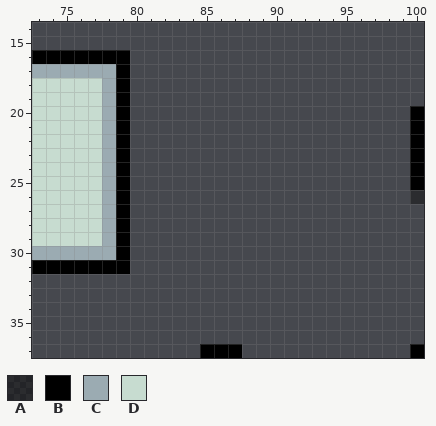
Two versions of one pixel-art file, Table for None/Assets/Sprites/canvas_UI.aseprite. Above, as it was before the edit.
128x144 pixels, 1 frame. Colours within 5 levels of each other are drawn and written as one. Shown: x 73..100, y 14..37.
Palette (. is transparent): A #00000064  B #000000  C #9babb2  D #c7dcd0
Pixels before, first column x 73:
16 BBBBBBB.....................
17 CCCCCCB.....................
18 DDDDDCB.....................
19 DDDDDCB.....................
20 DDDDDCB....................B
21 DDDDDCB....................B
22 DDDDDCB....................B
23 DDDDDCB....................B
24 DDDDDCB....................B
25 DDDDDCB....................B
26 DDDDDCB....................A
27 DDDDDCB.....................
28 DDDDDCB.....................
29 DDDDDCB.....................
30 CCCCCCB.....................
31 BBBBBBB.....................
32 ............................
33 ............................
34 ............................
35 ............................
36 ............................
37 ............BBB............B
The same view after the edit:
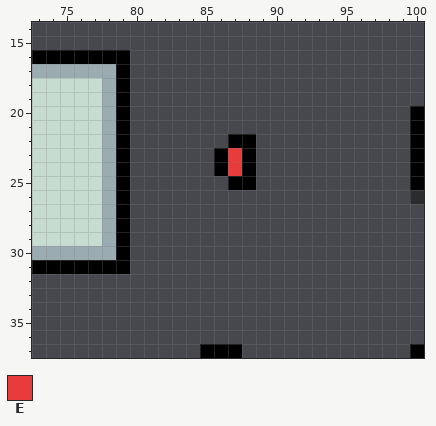
Colours new in this view: E #e83b3b
From old to new:
y 22: x 87..88 .. -> BB
y 23..24: x 86..88 ... -> BEB
y 25: x 87..88 .. -> BB
Boxes around the changes in both pictures, in picture pixels (x1, y1, x2, y2):
added: (214, 134, 256, 190)
